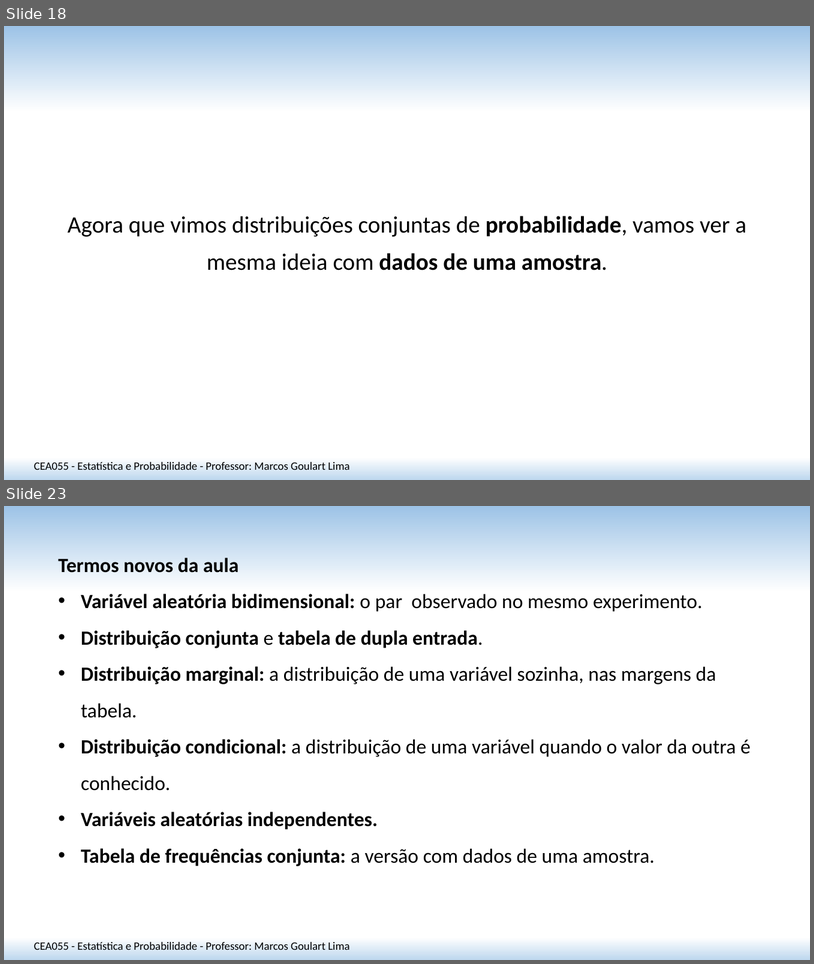
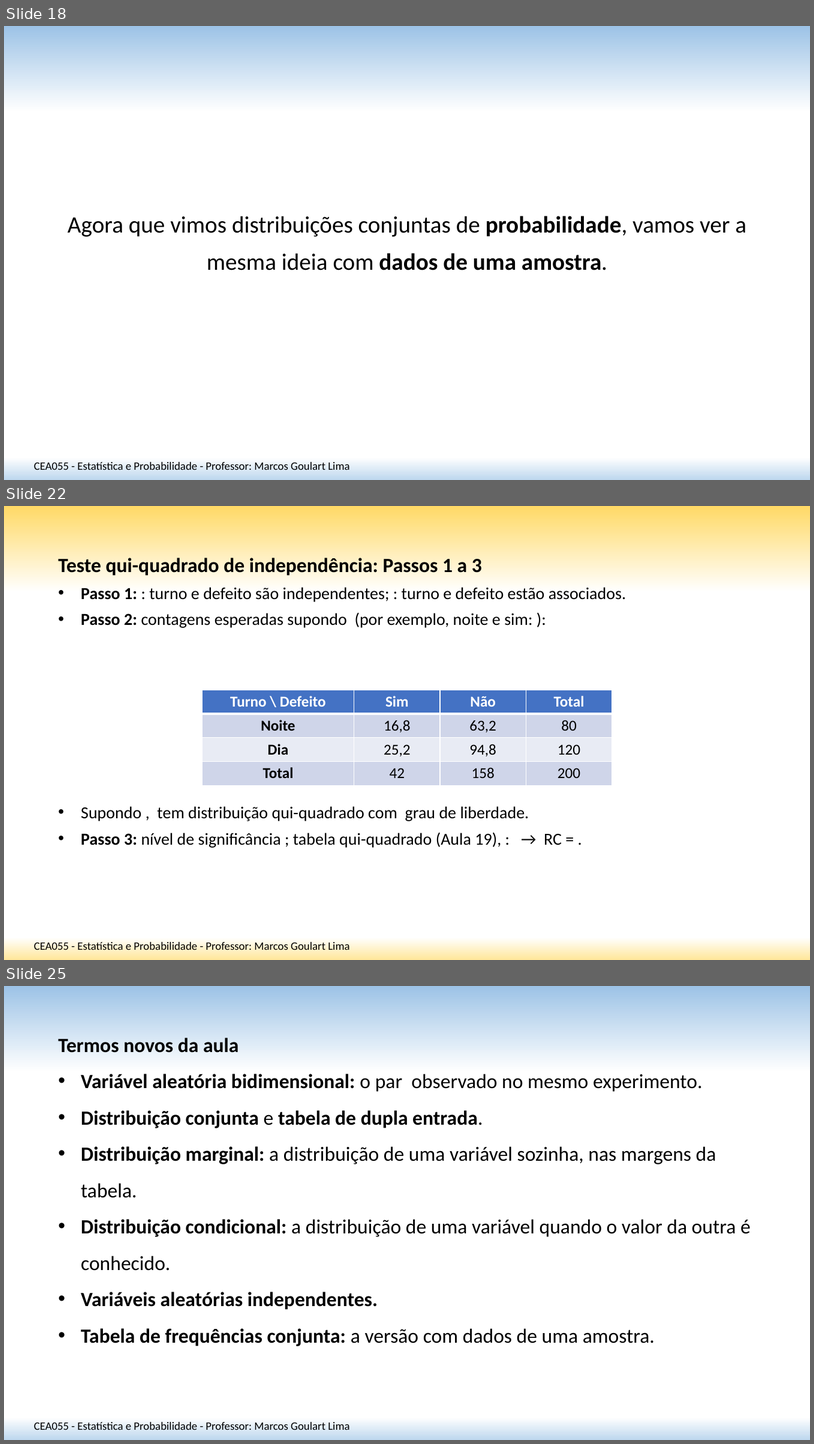
Before and after one commit to matmarcos/minhas-aulas, a slide deck: content/2026-2/cea055-estatistica-probabilidade/23-va-multidimensionais-distribuicoes-conjuntas/Aula_23_VA_Multidimensionais_Distribuicoes_Conjuntas_SITE.pptx. Shown one above the other, each under a label of ours: slides 18 and 23 before the commit, slides 18, 22 and 25 after it; the slides between them are not shown. The pictures are 814x964 and 814x1444 pixels, drawn with LibreOffice and Linux fonts; fonts in the diff are those of the drawing. Boxes give left, top, right and bottom in pixels: in the first picture for what was removed or moved away, otherwise in the second. Text is boxed around its words. In the diff, an @@ line names an element or a change of style, - is before the commit and + after.

```diff
--- a/content/2026-2/cea055-estatistica-probabilidade/23-va-multidimensionais-distribuicoes-conjuntas/Aula_23_VA_Multidimensionais_Distribuicoes_Conjuntas_SITE.pptx
+++ b/content/2026-2/cea055-estatistica-probabilidade/23-va-multidimensionais-distribuicoes-conjuntas/Aula_23_VA_Multidimensionais_Distribuicoes_Conjuntas_SITE.pptx
@@ slide 22 added at [4,506,810,960], background gradient #FFD966 to #FFFFFF to #FFE699 @@
@@ text added at [58,558,626,628], 20 pt, text #000000 @@
+Teste qui-quadrado de independência: Passos 1 a 3
+• Passo 1: : turno e defeito são independentes; : turno e defeito estão associados.
+• Passo 2: contagens esperadas supondo (por exemplo, noite e sim: ):
@@ table added at [203,690,612,785], 4 rows, 4 columns @@
+Turno \ Defeito | Sim | Não | Total
+Noite | 16,8 | 63,2 | 80
+Dia | 25,2 | 94,8 | 120
+Total | 42 | 158 | 200
@@ text added at [81,806,562,847], 20 pt, text #000000 @@
+• Supondo , tem distribuição qui-quadrado com grau de liberdade.
+• Passo 3: nível de significância ; tabela qui-quadrado (Aula 19), : → RC = .
@@ text added at [34,940,350,949], 13.5 pt, text #000000 @@
+CEA055 - Estatística e Probabilidade - Professor: Marcos Goulart Lima
@@ what was slide 23 is now slide 25 @@
```
Also in this commit, not shown: 6 slides changed, 1 other slide added, 3 other files.
